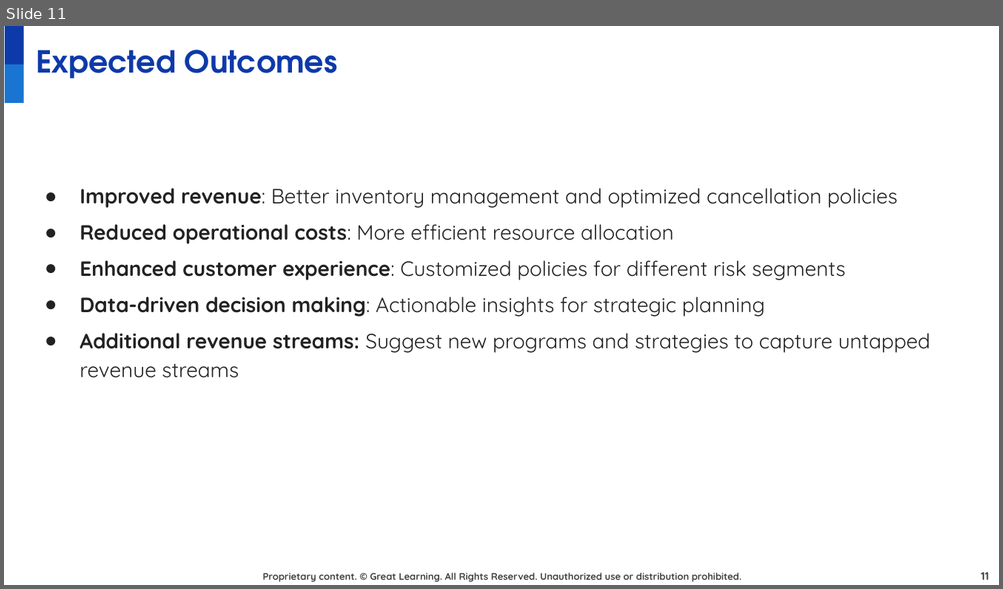
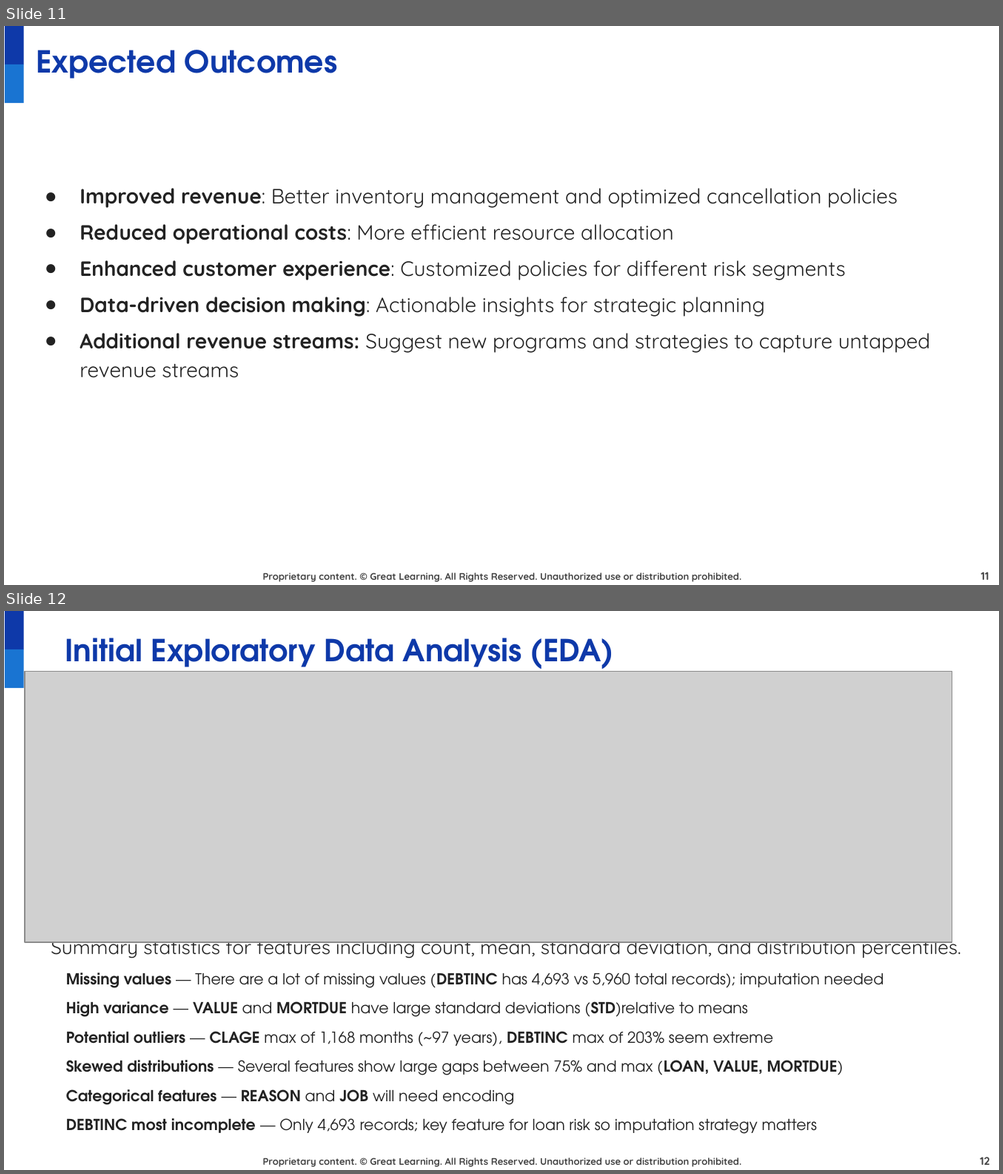
Before and after one commit to juanbucz/GreatLearning-TermProjects, a slide deck: Neural Networks - Loan Default/Loan Default Prediction Presentation - Business Interpretation - John Buczkowski.pptx. Shown one above the other, each under a label of ours: slide 11 before the commit, slides 11 and 12 after it. The pictures are 1003x589 and 1003x1174 pixels, drawn with LibreOffice and Linux fonts; fonts in the diff are those of the drawing; grey boxes stand for pictures; background and template pictures are left out. Boxes give left, top, right and bottom in pixels: in the first picture for what was removed or moved away, otherwise in the second. Text is boxed around its words. In the diff, an @@ line names an element or a change of style, - is before the commit and + after.

Commit message:
GL NN Loan Default Prediction Presentation - Completed custom EDA.

```diff
--- a/Neural Networks - Loan Default/Loan Default Prediction Presentation - Business Interpretation - John Buczkowski.pptx
+++ b/Neural Networks - Loan Default/Loan Default Prediction Presentation - Business Interpretation - John Buczkowski.pptx
@@ slide 12 added at [4, 611, 999, 1170], background #FFFFFF; not listed: 3 template elements that a slide beside it also shows @@
@@ text added at [65, 638, 614, 674], 22 pt, text #0E39A9, bold @@
+Initial Exploratory Data Analysis (EDA)
@@ picture added at [25, 672, 952, 943] @@
@@ text added at [51, 934, 961, 1134], 11 pt, text #222222 @@
+Summary statistics for features including count, mean, standard deviation, and distribution percentiles.
+Missing values — There are a lot of missing values (DEBTINC has 4,693 vs 5,960 total records); imputation needed
+High variance — VALUE and MORTDUE have large standard deviations (STD)relative to means
+Potential outliers — CLAGE max of 1,168 months (~97 years), DEBTINC max of 203% seem extreme
+Skewed distributions — Several features show large gaps between 75% and max (LOAN, VALUE, MORTDUE)
+Categorical features — REASON and JOB will need encoding
+DEBTINC most incomplete — Only 4,693 records; key feature for loan risk so imputation strategy matters
@@ page number added at [979, 1157, 989, 1165], 8 pt, text #434343, bold @@
+12
```
Also in this commit, not shown: 19 slides changed, 10 other slides added, 1 slide removed, 2 other files.
